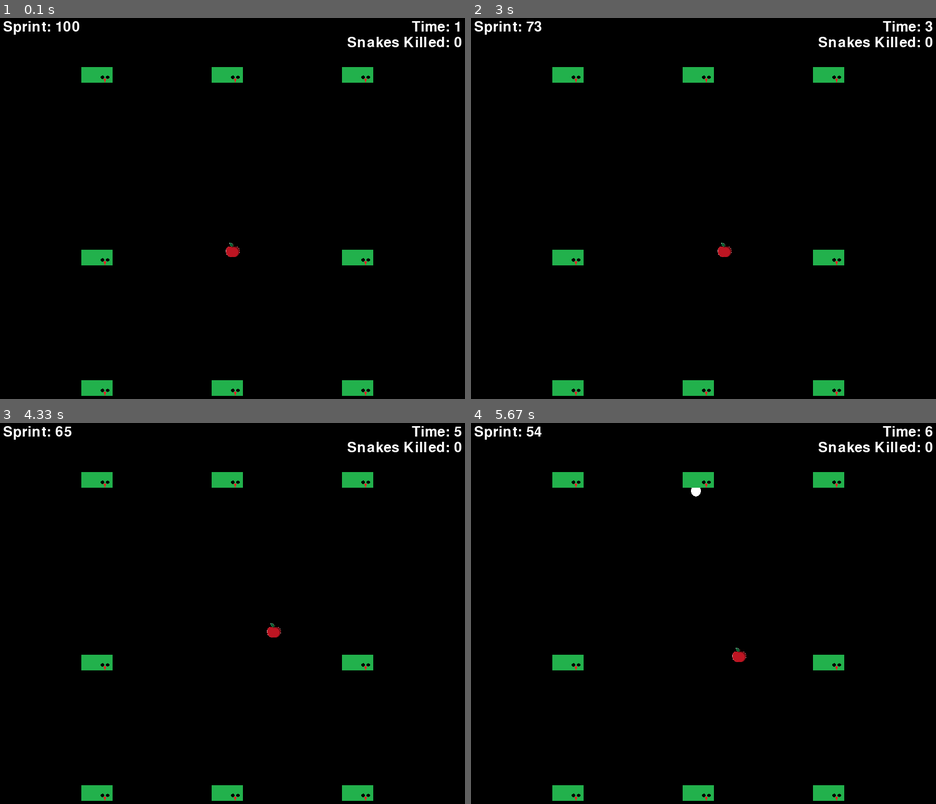
Above: before the commit, frames 1-4 (two rows, left to right).
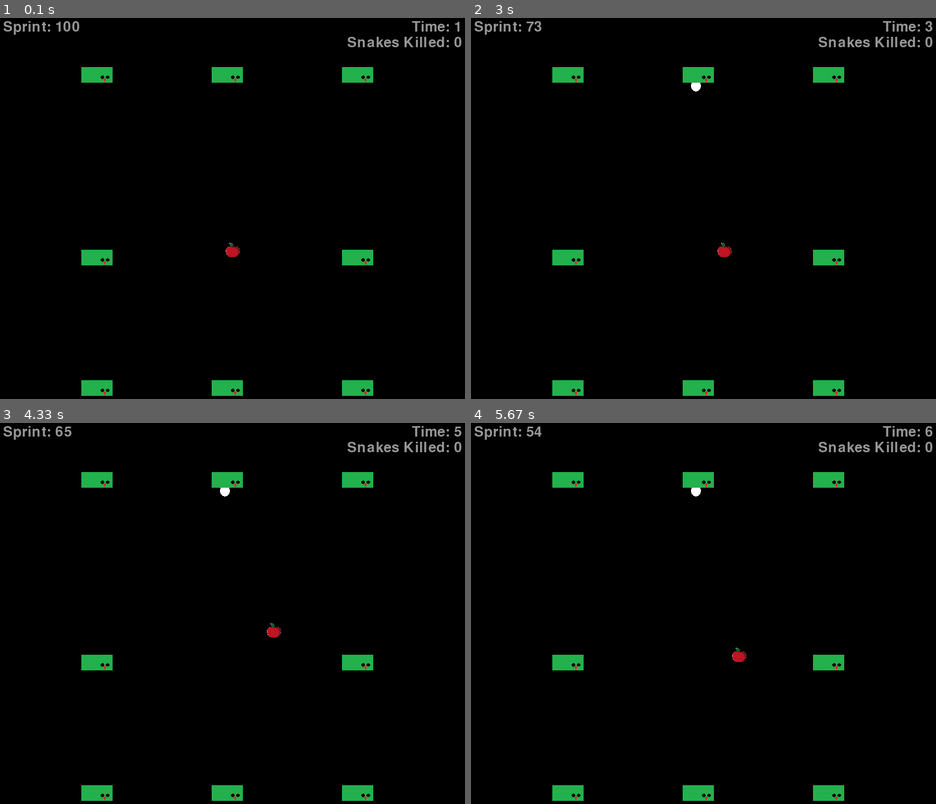
Above: after the commit, the same moments.

Repository: lorinzzz/cursed-snake-game
Game: pygame game, started from main.py
Same seed, same stepped clock (60 frames per second), same inputs: the game is played once before the commit and once after it.
Inputs:
- Up to frame 1 (0.1 s): no input
- Up to frame 2 (3 s): tap Shift at 0.33, 0.73, 1.03, 1.23, 1.57, 1.87, 2.07, 2.37, 2.63, 2.97 s; hold D 0.67-1.13 s; hold W 1.17-1.47 s; hold D 1.5-1.97 s; hold A 2-2.53 s; hold S 2.57-2.87 s; hold A from 2.9 s (still down)
- Up to frame 3 (4.33 s): tap Shift at 3.27, 3.4, 3.8, 4.1 s; release A at 3.3 s; hold W 3.33-3.7 s; hold D from 3.73 s (still down)
- Up to frame 4 (5.67 s): release D at 4.37 s; hold S 4.4-4.77 s; tap Shift at 4.47, 4.87, 5.17, 5.37 s; hold A 4.8-5.27 s; hold D from 5.3 s (still down)

The runs differ from the first frame. In frame 1, 0.6% of the frame differs, in the area x 0-100%, y 0-8%; in frame 2, 0.6%; in frame 3, 0.6%, in the area x 0-100%, y 0-20%; in frame 4, 0.6%.

Commit message:
added sound effects

Diff:
--- a/main.py
+++ b/main.py
@@ -13,6 +13,10 @@
 import pygame
 import os
 import random
+pygame.font.init()
+pygame.mixer.init()
+
+from pygame.event import get
 
 WIDTH, HEIGHT = 900, 900
 WIN = pygame.display.set_mode((WIDTH, HEIGHT))
@@ -21,16 +25,22 @@
 BLOCK_WIDTH, BLOCK_HEIGHT = 30, 30
 
 VEL = 2
-FOOD_BULLET_VEL = 3
+FOOD_BULLET_VEL = 1.5
 STAMINA = 100
 FPS = 60
 REGENERATE_STAMINA = 1000 #regenerate stamina every second
 USE_STAMINA = 20 # drain a percentage of stamina every 20ms == depletes full bar in 2 seconds
-POISON_TIME = 3000 # poison booster lasts only 3 seconds
-
+
+
+FOOD_DEATH_SOUND = pygame.mixer.Sound(os.path.join('Assets', 'food_death.mp3'))
+SHOOT_SOUND = pygame.mixer.Sound(os.path.join('Assets', 'shoot.mp3'))
+SNAKE_DEATH_SOUND = pygame.mixer.Sound(os.path.join('Assets', 'snake_death.mp3'))
+POISON_POWER_UP_SOUND = pygame.mixer.Sound(os.path.join('Assets', 'poison_power_up.mp3'))
+SHOOT_POWER_UP_SOUND = pygame.mixer.Sound(os.path.join('Assets', 'shoot_power_up.mp3'))
+SPRINT_POWER_UP_SOUND = pygame.mixer.Sound(os.path.join('Assets', 'sprint_power_up.mp3'))
 regen_stamina_event = pygame.USEREVENT + 1
 use_stamina_event = pygame.USEREVENT + 2
-poison_time_event = pygame.USEREVENT + 3
+poison_used_event = pygame.USEREVENT + 3
 food_collided_head_event = pygame.USEREVENT + 4
 activate_poison_event = pygame.USEREVENT + 5
 activate_sprint_recharge_event = pygame.USEREVENT + 6
@@ -40,7 +50,7 @@
 WHITE = (255,255,255)
 
 
-FORTY_FIVE_SECONDS = 500
+FORTY_FIVE_SECONDS = 300 # 2700/60 = 45
 
 
 FOOD_IMG = pygame.image.load(os.path.join('Assets', 'apple.png'))
@@ -55,7 +65,7 @@
 SPRINT_PWR_UP_IMG = pygame.image.load(os.path.join('Assets', 'sprint_power_up.png'))
 SPRINT_PWR_UP = pygame.transform.scale(SPRINT_PWR_UP_IMG, (BLOCK_WIDTH, BLOCK_HEIGHT))
 
-DROP_POISON_PWR_UP_IMG = pygame.image.load(os.path.join('Assets', 'drop_poison_power_up.png'))
+DROP_POISON_PWR_UP_IMG = pygame.image.load(os.path.join('Assets', 'shoot_food_power_up.png'))
 DROP_POISON_PWR_UP = pygame.transform.scale(DROP_POISON_PWR_UP_IMG, (BLOCK_WIDTH, BLOCK_HEIGHT))
 
 POISON_PWR_UP_IMG = pygame.image.load(os.path.join('Assets', 'poison_power_up.png'))
@@ -69,10 +79,13 @@
 def draw_window(food, poison, power_up, power_up_status, food_bullets, sprint_stamina, snakes, direction, time, snakes_killed):
     WIN.fill(BLACK)
     sprint_bar = pygame.font.SysFont('comicsans', 40).render("Sprint: " + str(sprint_stamina), 1, WHITE)
+    sprint_bar.set_alpha(150)
     WIN.blit(sprint_bar, (10, 10))
     time_disp = pygame.font.SysFont('comicsans', 40).render("Time: " + str(time), 1, WHITE)
+    time_disp.set_alpha(150)
     WIN.blit(time_disp, (WIDTH - time_disp.get_width() - 10, 10))
     snakes_killed_disp = pygame.font.SysFont('comicsans', 40).render("Snakes Killed: " + str(snakes_killed), 1, WHITE)
+    snakes_killed_disp.set_alpha(150)
     WIN.blit(snakes_killed_disp, (WIDTH - snakes_killed_disp.get_width() - 10, 40))
     if poison == 1:
         WIN.blit(POISON_FOOD, (food.x, food.y))
@@ -100,9 +113,6 @@
 
     pygame.display.update()
 
-
-def draw_power_up_hud():
-    pass
 def draw_end_game(end_game, time, snakes_killed):
     if end_game == 1:
         draw_text = pygame.font.SysFont('comicsans', 34).render("YOU LOST, YOU SURVIVED " + str(time) + " SECONDS AND YOU KILLED " + str(snakes_killed) + " SNAKES", 1, WHITE)
@@ -111,7 +121,7 @@
         draw_text = pygame.font.SysFont('comicsans', 34).render("YOU WON, YOU SURVIVED " + str(time) + " SECONDS AND KILLED ALL " + str(snakes_killed) + " SNAKES", 1, WHITE)
         WIN.blit(draw_text, (WIDTH//2 - draw_text.get_width()/2, HEIGHT/2 - draw_text.get_height()/2))
     pygame.display.update()
-    pygame.time.delay(5000)
+    pygame.time.delay(1000)
 
 def food_movement(keys_pressed, food, sprint_stamina):
         sprint = 0
@@ -181,10 +191,12 @@
                         del food_bullets[j]
                 if food.colliderect(snakes[x][i]):
                     if poison == 0:
+                        FOOD_DEATH_SOUND.play()
                         pygame.event.post(pygame.event.Event(food_collided_head_event))
                     elif poison == 1:
                         del_flag = 1
                         del_idx = x
+                        pygame.event.post(pygame.event.Event(poison_used_event))
             elif i > 0:
                 for j in range(len(food_bullets)):
                     if food_bullets[j].colliderect(snakes[x][i]):
@@ -210,11 +222,12 @@
                     # collided diagnaolly??
     if del_flag == 1:
         del snakes[del_idx]
+        SNAKE_DEATH_SOUND.play()
         return 1
     else:
         return 0
 
-# max of 8 snakes
+# max of 8 snakes, maybe?
 def create_snakes(number_of_snakes, snake_length):
     snakes = []
     for x in range(number_of_snakes):
@@ -253,14 +266,24 @@
         if bullet_direction == 180:
             food_bullets[i].y += FOOD_BULLET_VEL
 
-
+def get_bullet_direction(keys_pressed):
+    if keys_pressed[pygame.K_a]:
+        bullet_direction = 270
+    elif keys_pressed[pygame.K_d]:
+        bullet_direction = 90
+    elif keys_pressed[pygame.K_w]:
+        bullet_direction = 0
+    elif keys_pressed[pygame.K_s]:
+        bullet_direction = 180
+    return bullet_direction
 
 def main():
     pygame.init()
+
     food = pygame.Rect(450 - BLOCK_WIDTH//2, 450 - BLOCK_HEIGHT//2, BLOCK_WIDTH, BLOCK_HEIGHT)
     power_up = pygame.Rect(30 * random.randint(0, 29), 30 * random.randint(0, 29), BLOCK_WIDTH, BLOCK_HEIGHT)
+
     clock = pygame.time.Clock()
-
     pygame.time.set_timer(regen_stamina_event, REGENERATE_STAMINA)
     pygame.time.set_timer(use_stamina_event, USE_STAMINA)
 
@@ -272,7 +295,6 @@
 
     end_game = 0
 
-    #sprint_activated = 0
     food_bullets = []
     activate_bullet = 0
     bullet_direction = 0
@@ -285,6 +307,7 @@
     snake_length = 2
     snakes = create_snakes(number_of_snakes, snake_length)
     snakes_killed = 0
+
     run = True
     while run:
         clock.tick(FPS)
@@ -296,26 +319,22 @@
 
             if event.type == activate_poison_event:
                 poison = 1
-                pygame.time.set_timer(poison_time_event, POISON_TIME, True) # set timer
+                POISON_POWER_UP_SOUND.play()
 
             if event.type == activate_sprint_recharge_event:
                 sprint_stamina = STAMINA
+                SPRINT_POWER_UP_SOUND.play()
 
             if event.type == activate_shoot_food_event:
                 activate_bullet = 1
+                SHOOT_POWER_UP_SOUND.play()
             if event.type == pygame.KEYDOWN and activate_bullet == 1:
                 if event.key == pygame.K_SPACE:
-                   bullet = pygame.Rect(food.x + food.width//2, food.y + food.height//2, 10, 5)
+                   bullet = pygame.Rect(food.x + food.width//2, food.y + food.height//2, 5, 5)
                    food_bullets.append(bullet)
                    activate_bullet = 0
-                if keys_pressed[pygame.K_a]:
-                    bullet_direction = 270
-                elif keys_pressed[pygame.K_d]:
-                    bullet_direction = 90
-                elif keys_pressed[pygame.K_w]:
-                    bullet_direction = 0
-                elif keys_pressed[pygame.K_s]:
-                    bullet_direction = 180
+                   bullet_direction = get_bullet_direction(keys_pressed)
+                   SHOOT_SOUND.play()
 
             if event.type == regen_stamina_event:
                 if sprint_stamina < STAMINA:
@@ -326,7 +345,7 @@
                     if sprint_stamina > 0:
                         sprint_stamina -= 1
 
-            if event.type == poison_time_event:
+            if event.type == poison_used_event:
                 if poison == 1:
                     poison = 0
 
@@ -356,14 +375,12 @@
         if snakes_killed == number_of_snakes:
             end_game = 2
 
-
         if end_game != 0:
             draw_end_game(end_game, time, snakes_killed)
             break
 
         handle_bullets(bullet_direction, food_bullets)
         draw_window(food, poison, power_up, power_up_status, food_bullets, sprint_stamina, snakes, direction, time, snakes_killed)
-        draw_power_up_hud()
         time_control += 1
     main()
 
Renamed: assets/drop_poison_power_up.png -> assets/shoot_food_power_up.png
Not shown, added: assets/food_death.mp3
Not shown, added: assets/poison_power_up.mp3
Not shown, added: assets/shoot.mp3
Not shown, added: assets/shoot_power_up.mp3
Not shown, added: assets/snake_death.mp3
Not shown, added: assets/sprint_power_up.mp3
